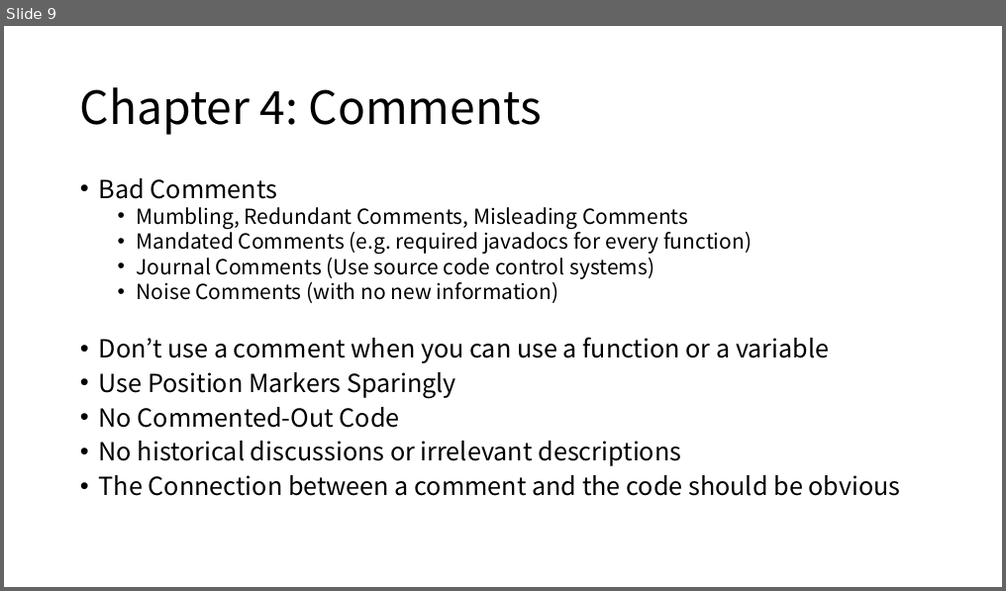
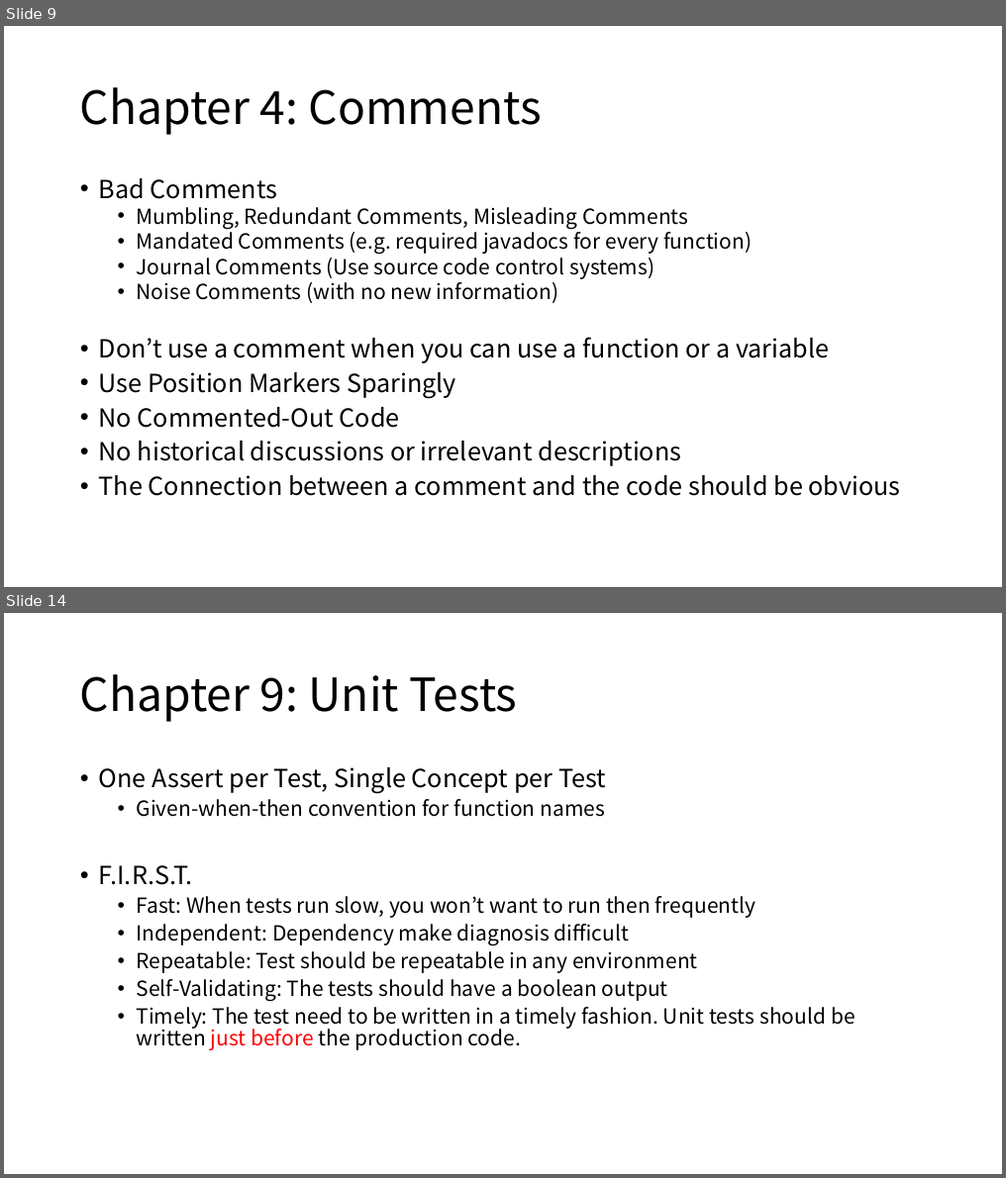
Before and after one commit to Eyebrowmoon/CS490, a slide deck: cleanCode1.pptx. Shown one above the other, each under a label of ours: slide 9 before the commit, slides 9 and 14 after it; the slides between them are not shown. The pictures are 1006x591 and 1006x1178 pixels, drawn with LibreOffice and Linux fonts; fonts in the diff are those of the drawing. Boxes give left, top, right and bottom in pixels: in the first picture for what was removed or moved away, otherwise in the second. Text is boxed around its words. In the diff, an @@ line names an element or a change of style, - is before the commit and + after.

Commit message:
Clean Code Chapter 7, 9, 10 Done

```diff
--- a/cleanCode1.pptx
+++ b/cleanCode1.pptx
@@ slide 14 added at box(4, 613, 1002, 1174), background #FFFFFF @@
@@ title added at box(80, 674, 518, 722), 44 pt, text #000000 @@
+Chapter 9: Unit Tests
@@ text added at box(99, 767, 855, 1051), 20 pt, text #000000 @@
+• One Assert per Test, Single Concept per Test
+  • Given-when-then convention for function names
+• F.I.R.S.T.
+  • Fast: When tests run slow, you won’t want to run then frequently
+  • Independent: Dependency make diagnosis difficult
+  • Repeatable: Test should be repeatable in any environment
+  • Self-Validating: The tests should have a boolean output
+  • Timely: The test need to be written in a timely fashion. Unit tests should be written just before the production code.
```
Also in this commit, not shown: 4 slides changed, 3 other slides added.
